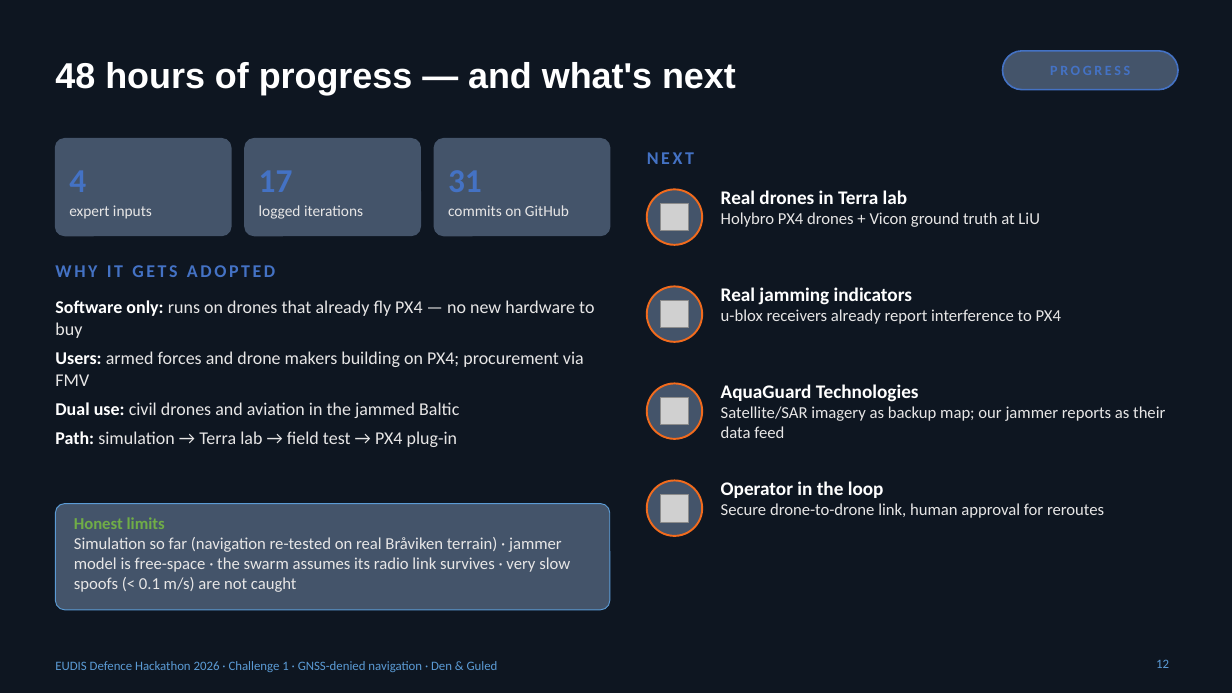
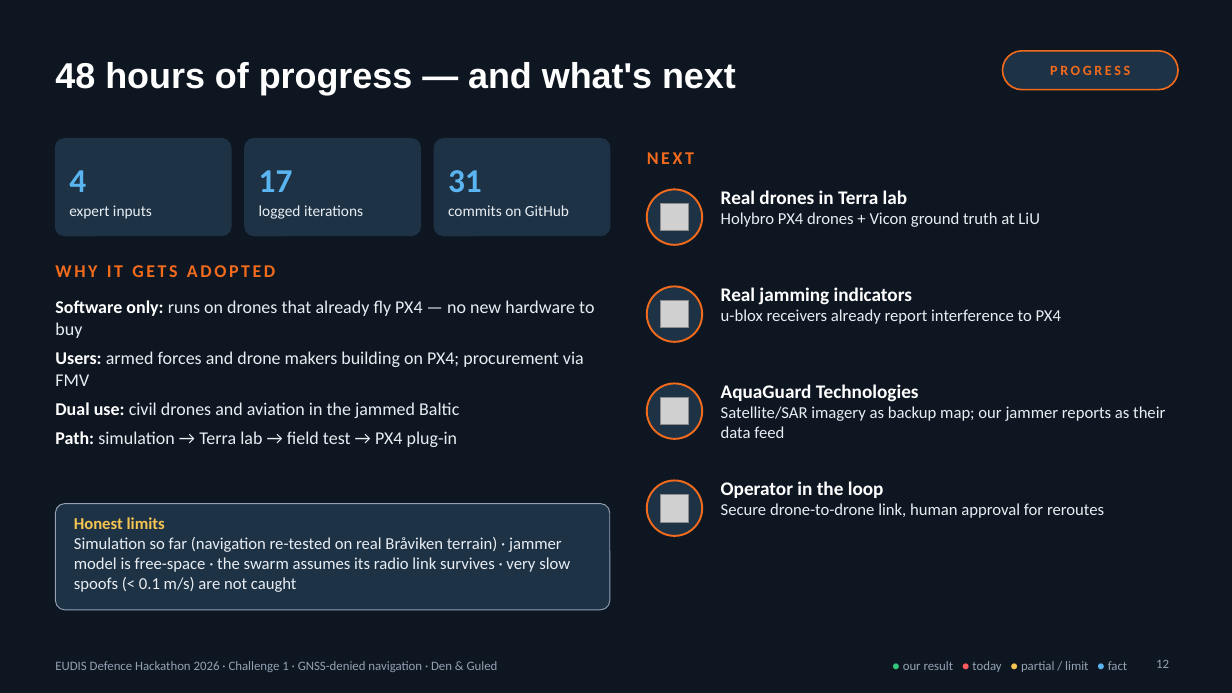
Before and after one commit to Mattheuszu/eudis-challenge1, a slide deck: slide 12 of pitch/GPS_Under_Attack_pitch.pptx. Drawn at 1232x693 pixels with LibreOffice and Linux fonts; fonts in the diff are those of the drawing; grey boxes stand for pictures. Boxes give left, top, right and bottom in pixels: in the first picture for what was removed or moved away, otherwise in the second. Text is boxed around its words. In the diff, an @@ line names an element or a change of style, - is before the commit and + after.

```diff
--- a/pitch/GPS_Under_Attack_pitch.pptx
+++ b/pitch/GPS_Under_Attack_pitch.pptx
@@ rounded rectangle at [1003, 51, 1178, 90]: fill #44546A to #1E3246; outline #4472C4 1.25 pt to #F26B1D 1.25 pt @@
@@ text added at [1050, 65, 1130, 75], 11 pt, text #F26B1D, bold @@
+PROGRESS
@@ fill #44546A to #1E3246; outline #44546A 1 pt to #1E3246 1 pt in 3 elements at [55, 139, 231, 236], [245, 139, 421, 236], [434, 139, 610, 236] @@
@@ text "NEXT" at [647, 152, 694, 164]: text colour #4472C4 to #F26B1D @@
@@ text added at [69, 170, 86, 192], 26 pt, text #5AB4F0, bold @@
+4
@@ text added at [259, 170, 293, 192], 26 pt, text #5AB4F0, bold @@
+17
@@ text added at [448, 170, 482, 192], 26 pt, text #5AB4F0, bold @@
+31
@@ text colour #E7E6E6 to #E8EDF2 in 3 elements at [69, 205, 152, 219], [259, 205, 363, 219], [448, 205, 569, 216] @@
@@ text "WHY IT GETS ADOPTED" at [55, 265, 275, 277]: text colour #4472C4 to #F26B1D @@
@@ rounded rectangle at [55, 504, 610, 610]: fill #44546A to #1E3246; outline #5B9BD5 0.75 pt to #93A1B3 0.75 pt @@
@@ fill #44546A to #1E3246 in 4 elements at [647, 189, 702, 245], [647, 287, 702, 342], [647, 384, 702, 439], [647, 481, 702, 536] @@
@@ text "Honest limits" at [74, 517, 570, 592]: text colour #70AD47 to #F5C451 in "Honest limits"; text colour #E7E6E6 to #E8EDF2 @@
@@ text "EUDIS Defence Hackathon 2026 · ..." at [55, 661, 498, 672]: text colour #5B9BD5 to #93A1B3 @@
@@ page number at [1156, 660, 1169, 668]: text colour #5B9BD5 to #93A1B3 @@
@@ text added at [903, 661, 1127, 672], 10 pt, text #93A1B3 @@
+● our result ● today ● partial / limit ● fact
```
Also in this commit, not shown: 12 other slides changed, 2 other files.
